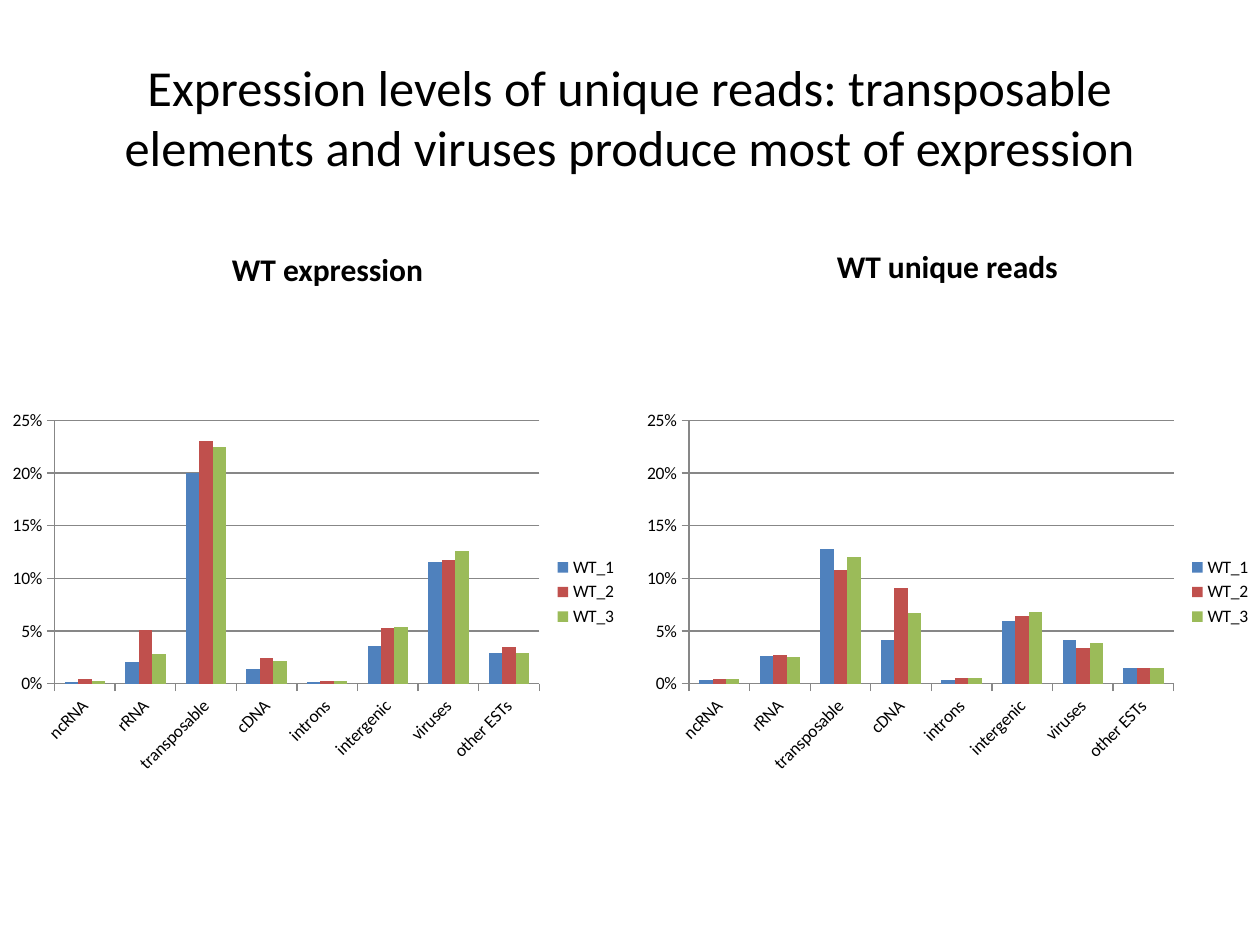
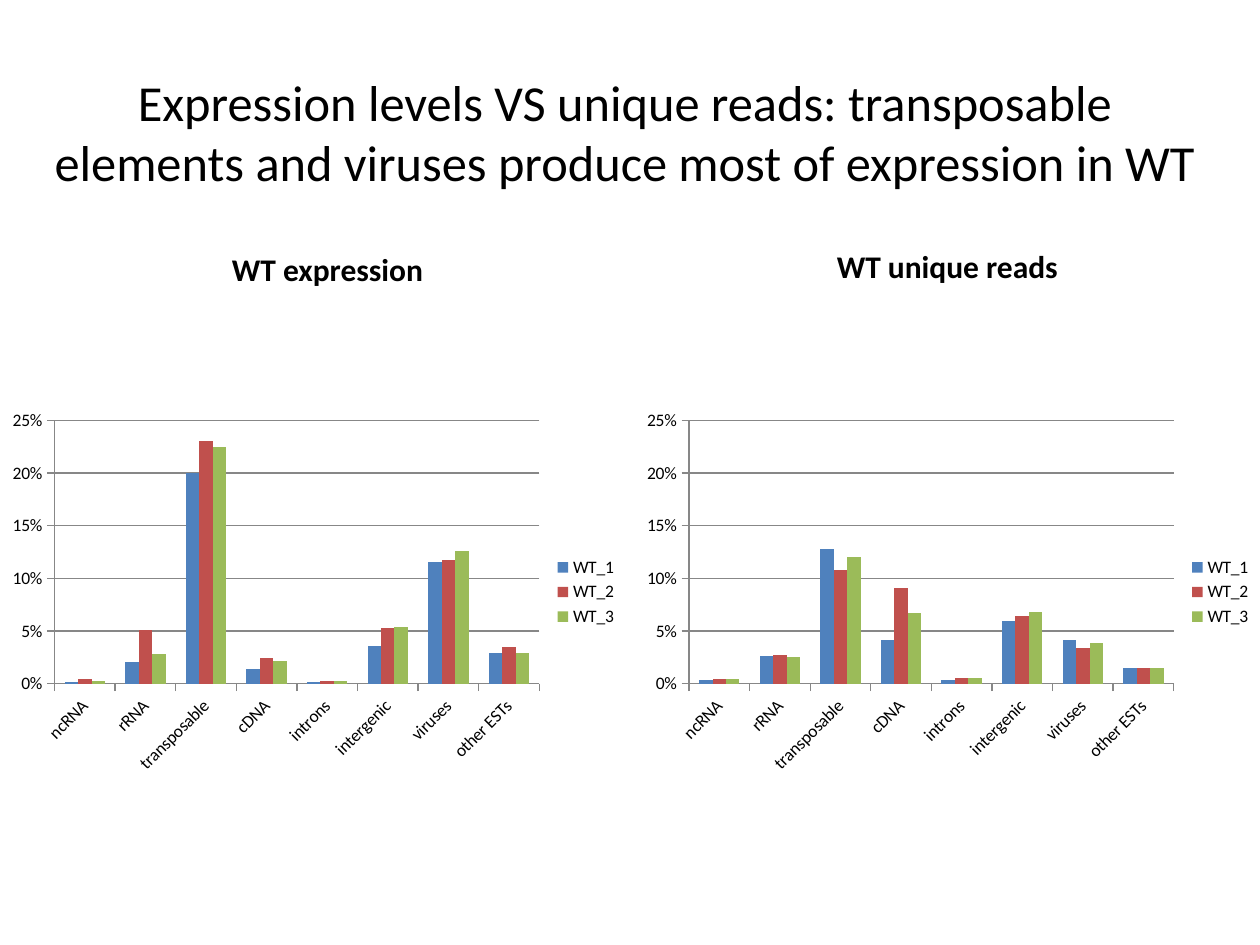
Before and after one commit to wilkinsonlab/m-oryzae-polya, a slide deck: slide 15 of doc/small/small_presentation.pptx. Drawn at 1260x945 pixels with LibreOffice and Linux fonts; fonts in the diff are those of the drawing. Boxes give left, top, right and bottom in pixels: in the first picture for what was removed or moved away, otherwise in the second. Text is boxed around its words. In the diff, an @@ line names an element or a change of style, - is before the commit and + after.

```diff
--- a/doc/small/small_presentation.pptx
+++ b/doc/small/small_presentation.pptx
@@ title at (x1=55, y1=86, x2=1194, y2=189): text changed @@
-Expression levels of unique reads: transposable elements and viruses produce most of expression
+Expression levels VS unique reads: transposable elements and viruses produce most of expression in WT
```
Also in this commit, not shown: 8 other slides changed, 2 slides removed, 3 other files.
